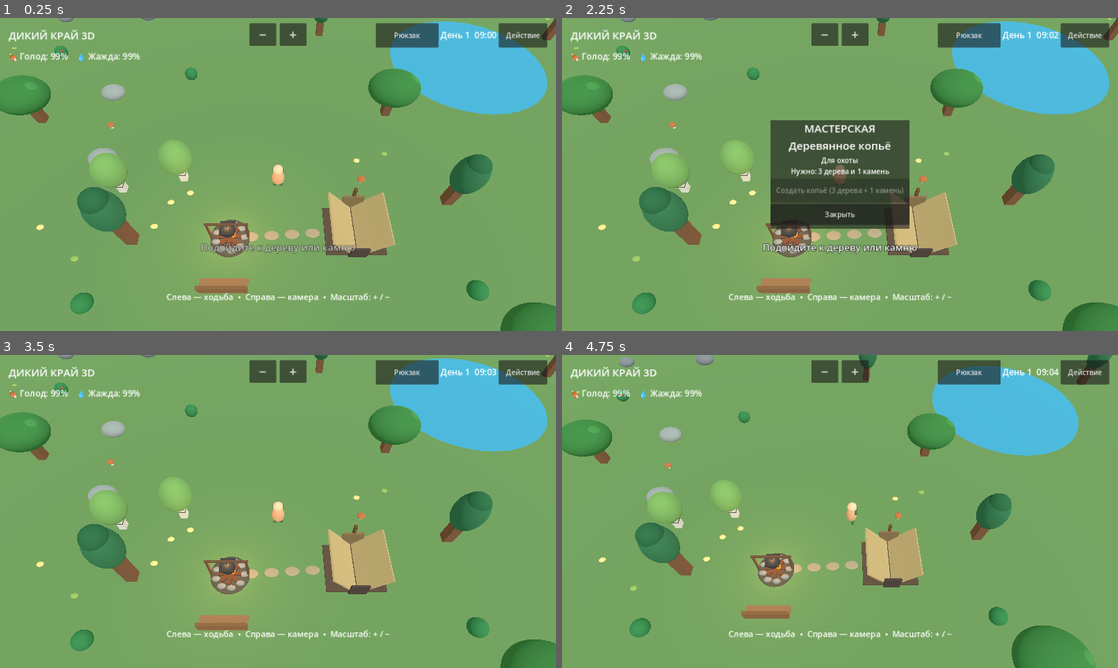
Above: before the commit, frames 1-4 (two rows, left to right).
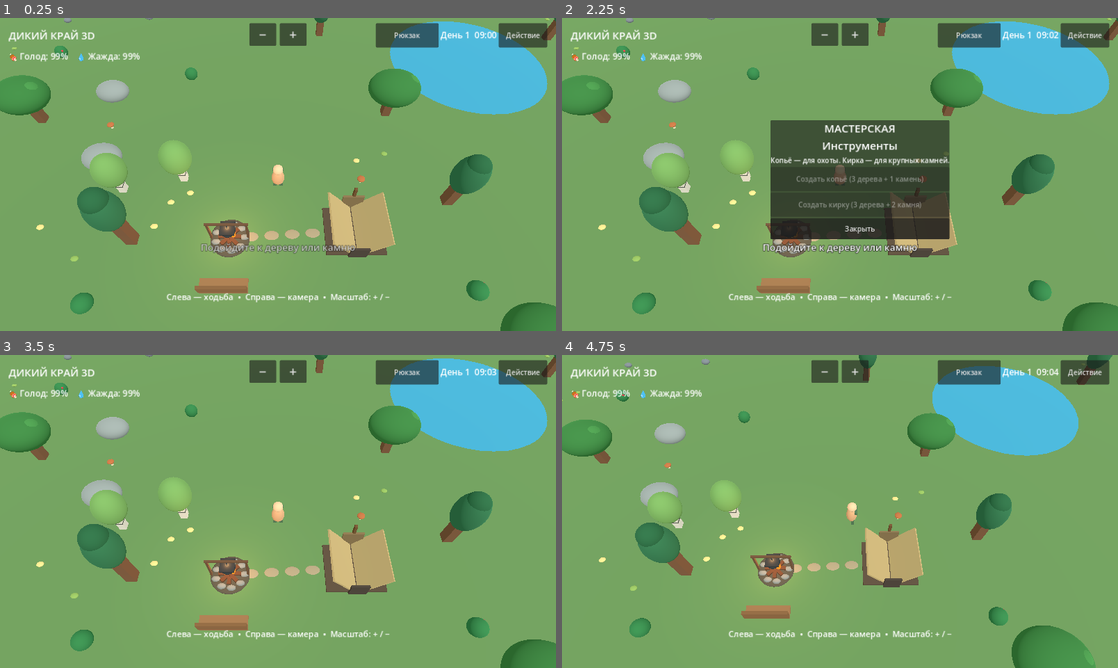
Above: after the commit, the same moments.

Repository: hjz2tz7cgv-ctrl/DikiyKrayGodot
Game: Godot game, scene res://scenes/main.tscn
The game is run twice, just before and just after one commit, with the same random seed, the same clock (stepped at 60 frames per second) and the same inputs.
Inputs (mouse positions are in pixels of both pictures, inside the frame that each line leads up to):
- Up to frame 1 (0.25 s): no input
- Up to frame 2 (2.25 s): click "Рюкзак" at 0.5 s; click "Действие" at 1.25 s; click "Крафт" at 2 s
- Up to frame 3 (3.5 s): click "Закрыть" at 2.75 s
- Up to frame 4 (4.75 s): click "−" at 3.5 s; move the mouse to (962, 495) at 4.27 s; hold Right (ui_right) from 4.28 s (still down); click (962, 495) at 4.42 s

The runs differ from the first frame. In frame 1, 0.4% of the frame differs, in the area x 10-28%, y 0-49%; in frame 2, 6.1%, in the area x 10-70%, y 0-71%; in frame 3, 0.4%; in frame 4, 0.4%.

Commit message:
Add files via upload

Diff:
--- a/scripts/main.gd
+++ b/scripts/main.gd
@@ -41,6 +41,8 @@
 var survival_label: Label
 var survival_buttons: Array[Button] = []
 var has_spear := false
+var has_pickaxe := false
+var pickaxe_recipe_button: Button
 var hunt_target := -1
 var attack_cooldown := 0.0
 var craft_button: Button
@@ -370,7 +372,7 @@
     # Больше ресурсов, но без тяжёлых импортированных моделей.
     for i in range(112):
         var kind := "tree" if i < 72 else "rock"
-        var radius := 0.85 if kind == "tree" else 0.7
+        var radius := 0.85 if kind == "tree" else (0.48 if i % 3 == 0 else 0.9)
         var pos := Vector2.ZERO
         var found := false
         for attempt in range(90):
@@ -402,10 +404,12 @@
                 _mesh_sphere(node, 1.05, Vector3(0, 2.9 * tall, 0), Color("317049"), Vector3(0.9, 1.45, 0.9))
                 _mesh_sphere(node, 0.7, Vector3(0, 3.7 * tall, 0), Color("28643e"))
         else:
-            var rock_color := Color("929c9a") if i % 3 else Color("777f86")
-            _mesh_sphere(node, rng.randf_range(0.65, 1.05), Vector3(0, 0.55, 0), rock_color, Vector3(1.1, 0.65, 0.9))
+            var small_rock := i % 3 == 0
+            var rock_color := Color("929c9a") if not small_rock else Color("777f86")
+            var rock_size := rng.randf_range(0.32, 0.48) if small_rock else rng.randf_range(0.95, 1.4)
+            _mesh_sphere(node, rock_size, Vector3(0, rock_size * 0.55, 0), rock_color, Vector3(1.1, 0.65, 0.9))
         obstacles.append({"pos": pos, "radius": radius, "node": node})
-        resources.append({"kind": kind, "pos": pos, "node": node, "duration": 2.4 if kind == "tree" else 3.4, "alive": true})
+        resources.append({"kind": kind, "pos": pos, "node": node, "duration": 2.4 if kind == "tree" else (1.3 if i % 3 == 0 else 5.0), "large": kind == "rock" and i % 3 != 0, "alive": true})
     for i in range(48):
         var pos := _random_land_pos()
         if not _can_place(pos, 0.4):
@@ -666,18 +670,22 @@
     var craft_col := VBoxContainer.new()
     craft_panel.add_child(craft_col)
     var craft_title := Label.new()
-    craft_title.text = "МАСТЕРСКАЯ\nДеревянное копьё"
+    craft_title.text = "МАСТЕРСКАЯ\nИнструменты"
     craft_title.horizontal_alignment = HORIZONTAL_ALIGNMENT_CENTER
     craft_title.add_theme_font_size_override("font_size", 25)
     craft_col.add_child(craft_title)
     var craft_description := Label.new()
-    craft_description.text = "Для охоты\nНужно: 3 дерева и 1 камень"
+    craft_description.text = "Копьё — для охоты. Кирка — для крупных камней."
     craft_description.horizontal_alignment = HORIZONTAL_ALIGNMENT_CENTER
     craft_col.add_child(craft_description)
     craft_recipe_button = Button.new()
     craft_recipe_button.custom_minimum_size.y = 55
     craft_recipe_button.pressed.connect(_craft_spear)
     craft_col.add_child(craft_recipe_button)
+    pickaxe_recipe_button = Button.new()
+    pickaxe_recipe_button.custom_minimum_size.y = 55
+    pickaxe_recipe_button.pressed.connect(_craft_pickaxe)
+    craft_col.add_child(pickaxe_recipe_button)
     var craft_close := Button.new()
     craft_close.text = "Закрыть"
     craft_close.custom_minimum_size.y = 48
@@ -732,6 +740,18 @@
         status_message = "Для копья нужны 3 дерева и 1 камень"
     _update_ui()
 
+func _craft_pickaxe() -> void:
+    if has_pickaxe:
+        status_message = "Кирка уже изготовлена"
+    elif inventory["wood"] >= 3 and inventory["stone"] >= 2:
+        inventory["wood"] -= 3
+        inventory["stone"] -= 2
+        has_pickaxe = true
+        status_message = "Кирка готова! Теперь можно добывать крупные камни"
+    else:
+        status_message = "Для кирки нужны 3 дерева и 2 камня"
+    _update_ui()
+
 func _finish_hunt(index: int) -> void:
     var animal: Dictionary = animals[index]
     animal["alive"] = false
@@ -787,10 +807,13 @@
         var minute := int((day_clock - floor(day_clock)) * 60.0)
         time_label.text = "День %d  %02d:%02d" % [day_count, hour, minute]
     zoom_label.text = "Слева — ходьба  •  Справа — камера  •  Масштаб: + / −"
-    bag_label.text = "РЮКЗАК\nДерево: %d    Камень: %d\nЯгоды: %d    Грибы: %d\nМясо: %d    Жареное: %d\nШкуры: %d    Копьё: %s" % [inventory["wood"], inventory["stone"], inventory["berry"], inventory["mushroom"], inventory["meat"], inventory["cooked_meat"], inventory["hide"], "есть" if has_spear else "нет"]
+    bag_label.text = "РЮКЗАК\nДерево: %d    Камень: %d\nЯгоды: %d    Грибы: %d\nМясо: %d    Жареное: %d\nШкуры: %d    Копьё: %s\nКирка: %s" % [inventory["wood"], inventory["stone"], inventory["berry"], inventory["mushroom"], inventory["meat"], inventory["cooked_meat"], inventory["hide"], "есть" if has_spear else "нет", "есть" if has_pickaxe else "нет"]
     if craft_recipe_button != null:
         craft_recipe_button.text = "Копьё уже создано" if has_spear else "Создать копьё (3 дерева + 1 камень)"
         craft_recipe_button.disabled = has_spear or inventory["wood"] < 3 or inventory["stone"] < 1
+    if pickaxe_recipe_button != null:
+        pickaxe_recipe_button.text = "Кирка уже создана" if has_pickaxe else "Создать кирку (3 дерева + 2 камня)"
+        pickaxe_recipe_button.disabled = has_pickaxe or inventory["wood"] < 3 or inventory["stone"] < 2
 
 func _sit_on_bench() -> void:
     sitting = true
@@ -946,7 +969,7 @@
                 if kind == "tree":
                     nearby_button.text = "Срубить дерево"
                 elif kind == "rock":
-                    nearby_button.text = "Добыть камень"
+                    nearby_button.text = "Добыть крупный камень (кирка)" if resources[index].get("large", false) else "Подобрать маленький камень"
                 elif kind == "berry":
                     nearby_button.text = "Собрать ягоды"
                 elif kind == "mushroom":
@@ -1078,6 +1101,12 @@
     _update_ui()
 
 func _begin_mining(index: int) -> void:
+    if index < 0 or index >= resources.size() or not bool(resources[index]["alive"]):
+        return
+    if resources[index]["kind"] == "rock" and bool(resources[index].get("large", false)) and not has_pickaxe:
+        status_message = "Для большого камня нужна кирка (крафт: 3 дерева + 2 камня)"
+        _update_ui()
+        return
     target_resource = index
     mining_active = true
     mining_progress = 0.0
